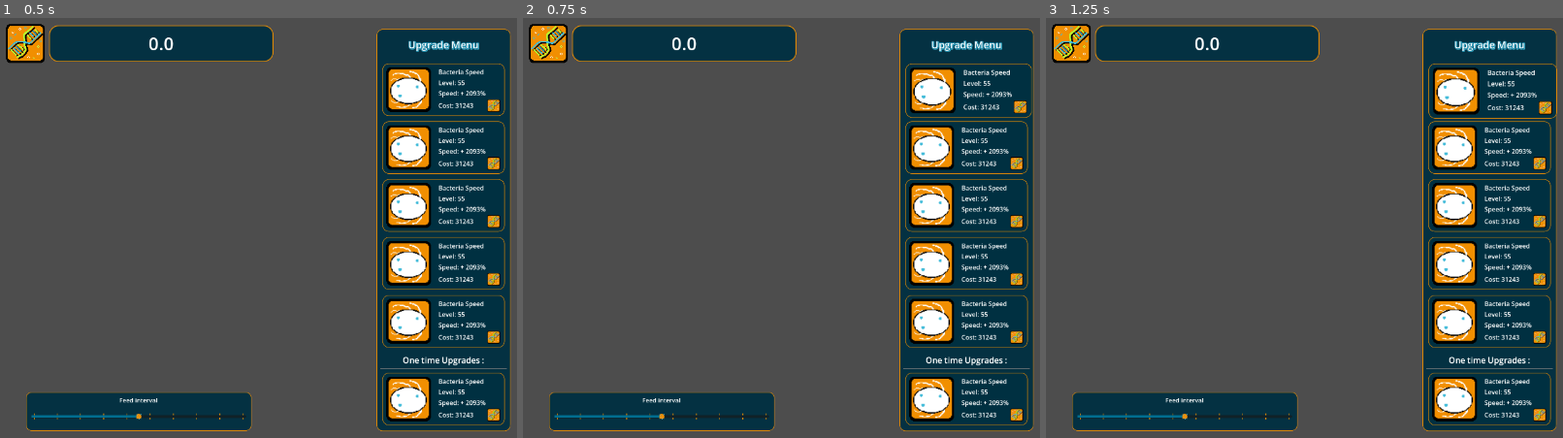
Above: before the commit, frames 1-3 (left to right).
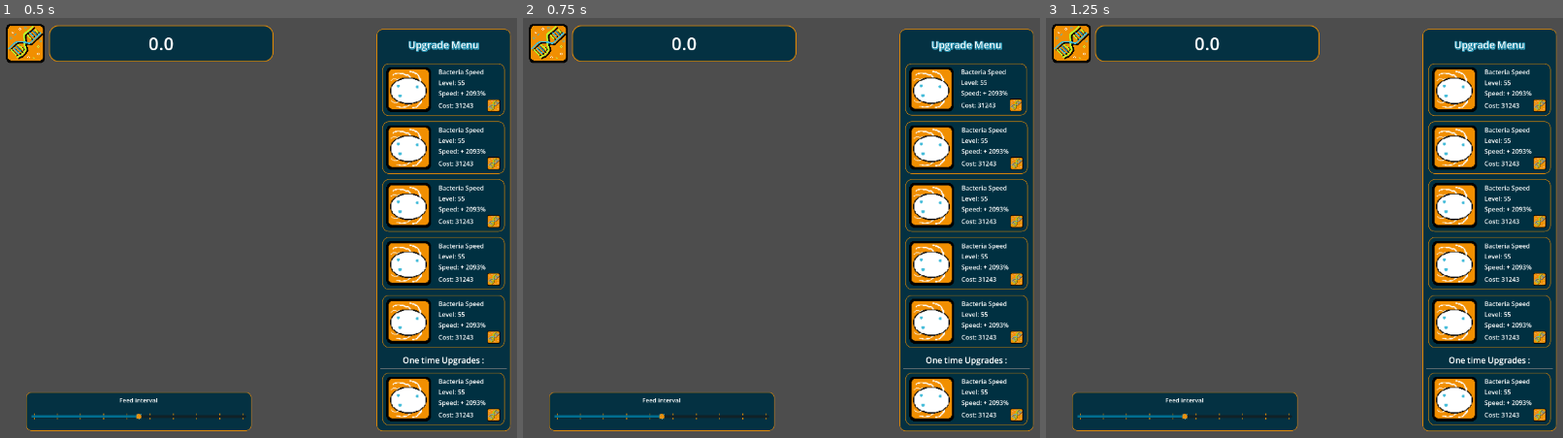
Above: after the commit, the same moments.

Repository: MisterIXI/chili-code-jam-4
Game: Godot game, scene res://entities/ui/game_ui.tscn
Two runs of this game, one before a commit and one after it. Both use one fixed random seed, a clock stepped at 60 frames per second and the inputs below. The project has no main scene, so this scene is started directly. The engine's default icon, where the game draws it, is replaced by a stand-in: a white triangle on a blue panel in a dark square.
Inputs (mouse positions are in pixels of both pictures, inside the frame that each line leads up to):
- Up to frame 1 (0.5 s): no input
- Up to frame 2 (0.75 s): tap Enter at 0.5 s; move the mouse to (683, 43) at 0.52 s; hold D (move_right) from 0.53 s (still down); tap 1 (hotkey_1) at 0.6 s; click (683, 43) at 0.67 s
- Up to frame 3 (1.25 s): keep holding D (move_right)

Frame 1 is identical in both runs. In frame 2, 1.2% of the frame differs, in the area x 73-99%, y 10-24%; in frame 3, 1.3%, in the area x 73-99%, y 10-25%.

Commit message:
button_fix

Diff:
--- a/entities/ui/upgrade_button_base.gd
+++ b/entities/ui/upgrade_button_base.gd
@@ -56,7 +56,7 @@
 	if upgrade_string == _upgrade.upgrade_name:
 		_set_data(_upgrade)
 
-func _physics_process(_delta: float) -> void:
+func _process(_delta: float) -> void:
 	if Input.is_action_just_pressed(hotkey):
 		print("Pressed")
 		# Visual press feedback
@@ -66,7 +66,7 @@
 	if Input.is_action_just_released(hotkey):
 		print("release")
 		#On release, restore to hover state (mouse_enter will keep it highlighted)
-		_tween_to_scale(HOVER_SCALE, TWEEN_DUR)
+		_tween_to_scale(NORMAL_SCALE, TWEEN_DUR)
 
 func _on_gui_input(_event: InputEvent) -> void:
 	if _event is InputEventMouseButton and (_event.button_index == MOUSE_BUTTON_LEFT or _event.button_index == MOUSE_BUTTON_RIGHT):
